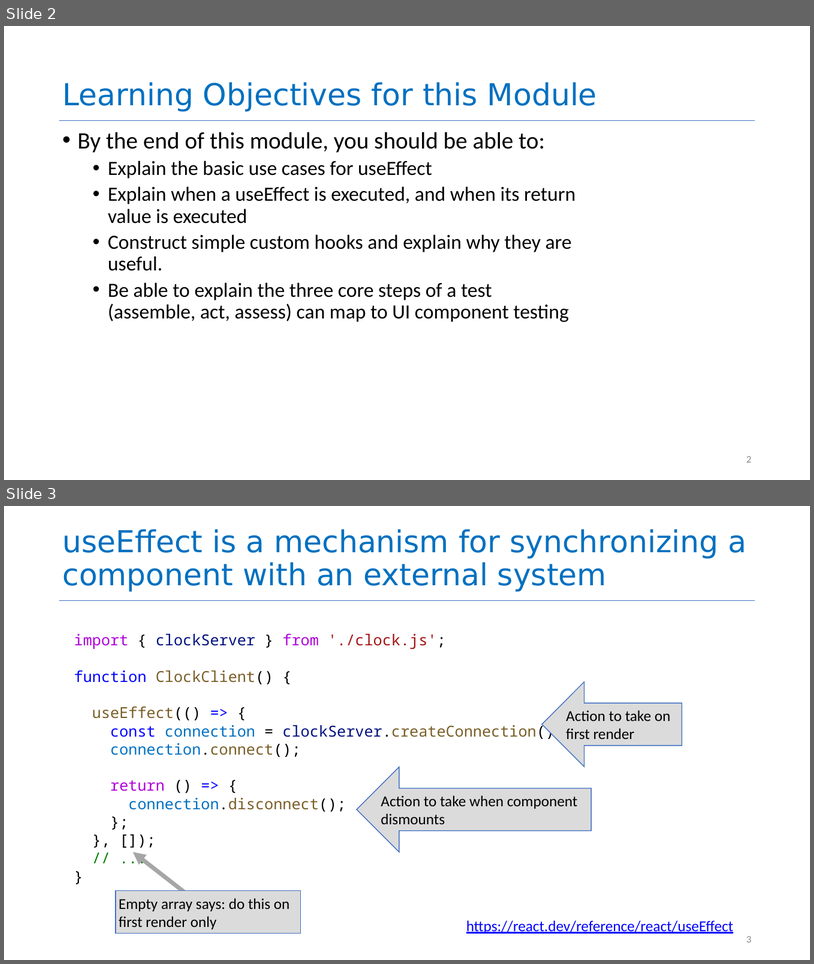
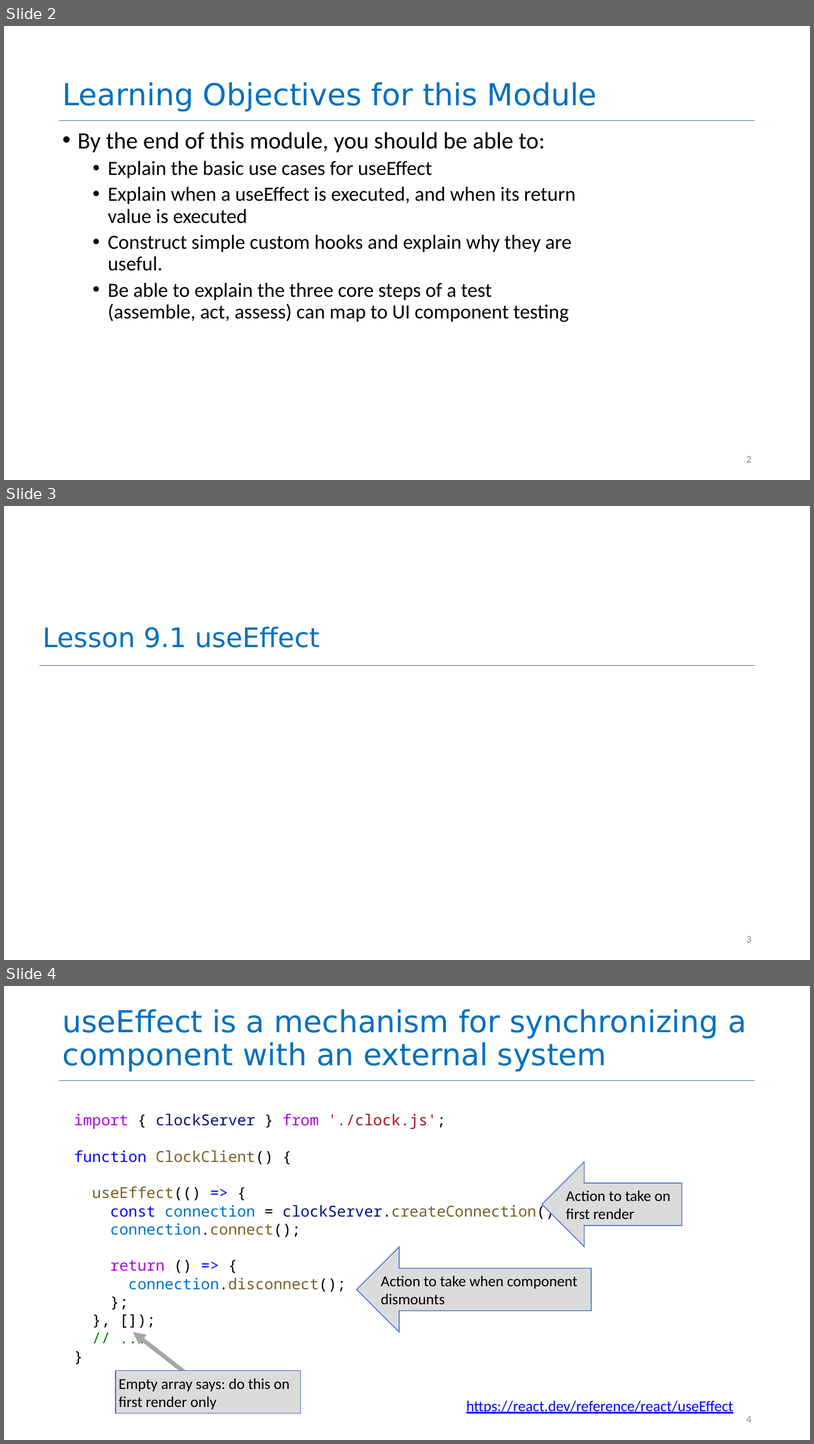
Before and after one commit to neu-se/CS4530-Spring-2025, a slide deck: Slides/Module 09 React Hooks.pptx. Shown one above the other, each under a label of ours: slides 2 and 3 before the commit, slides 2, 3 and 4 after it. The pictures are 814x964 and 814x1444 pixels, drawn with LibreOffice and Linux fonts; fonts in the diff are those of the drawing. Boxes give left, top, right and bottom in pixels: in the first picture for what was removed or moved away, otherwise in the second. Text is boxed around its words. In the diff, an @@ line names an element or a change of style, - is before the commit and + after.

```diff
--- a/Slides/Module 09 React Hooks.pptx
+++ b/Slides/Module 09 React Hooks.pptx
@@ slide 3 added at (x1=4, y1=506, x2=810, y2=960), background #FFFFFF @@
@@ title added at (x1=42, y1=627, x2=320, y2=648), 32 pt, text #0070C0 @@
+Lesson 9.1 useEffect
@@ line added from (39, 666) to (755, 666), #4472C4 0.5 pt @@
@@ page number added at (x1=747, y1=936, x2=752, y2=942), 12 pt, text #888888 @@
+3
@@ what was slide 3 is now slide 4 @@
@@ page number at (x1=747, y1=1416, x2=752, y2=1422): text changed @@
-3
+4
```
Also in this commit, not shown: 8 slides changed, 4 other slides added, 1 slide removed, 4 other files.
